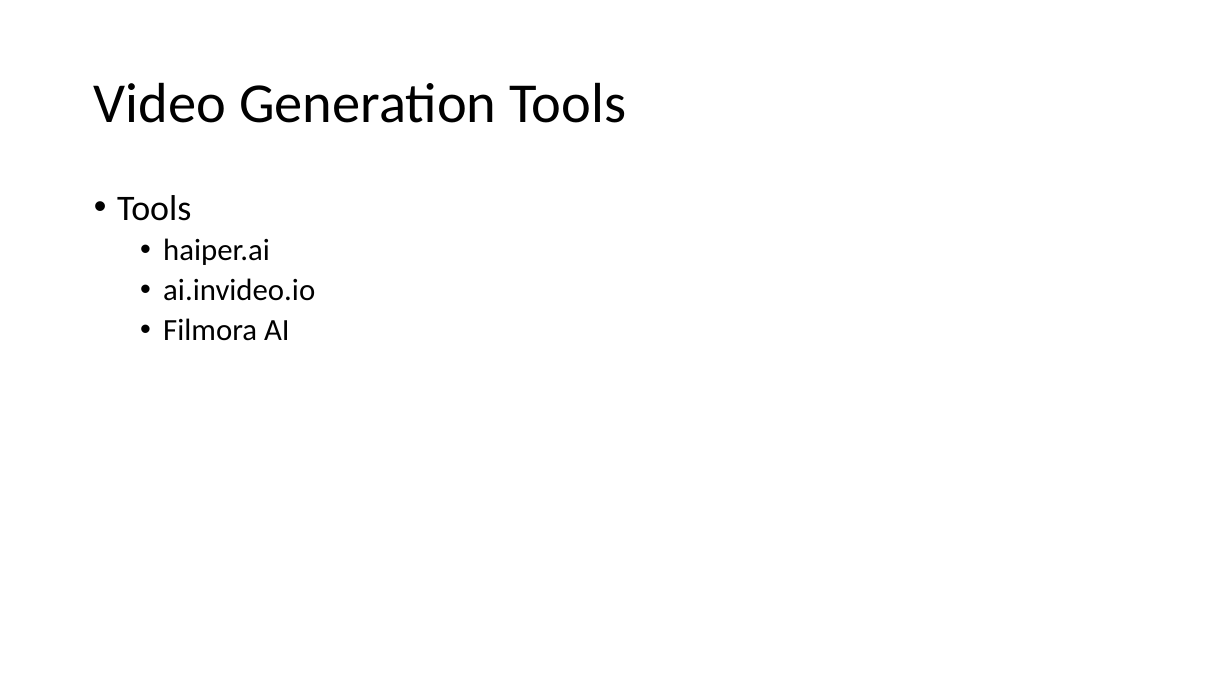
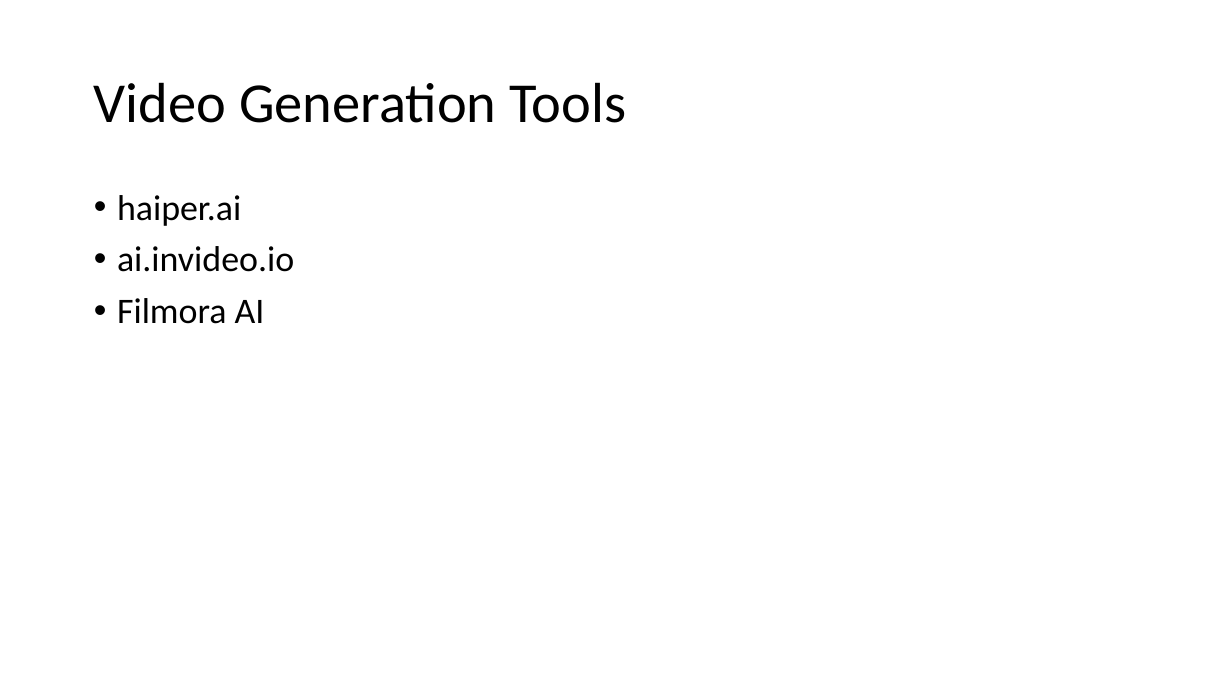
Before and after one commit to motazsaad/NLP-Theresa, a slide deck: slide 10 of slides/LLMs/08 Tools.pptx. Drawn at 1232x693 pixels with LibreOffice and Linux fonts; fonts in the diff are those of the drawing. Boxes give left, top, right and bottom in pixels: in the first picture for what was removed or moved away, otherwise in the second. Text is boxed around its words. In the diff, an @@ line names an element or a change of style, - is before the commit and + after.

```diff
--- a/slides/LLMs/08 Tools.pptx
+++ b/slides/LLMs/08 Tools.pptx
@@ text "haiper.ai" at [117,195,294,324]: size 24 to 28 pt; list level 2 to 1 in "haiper.ai"; list level 2 to 1 in "ai.invideo.io"; list level 2 to 1 in "Filmora AI" @@
@@ text at [117,195,191,221]: paragraph removed @@
-• Tools
```
Also in this commit, not shown: 5 other slides changed, 1 slide removed, 1 other file.
